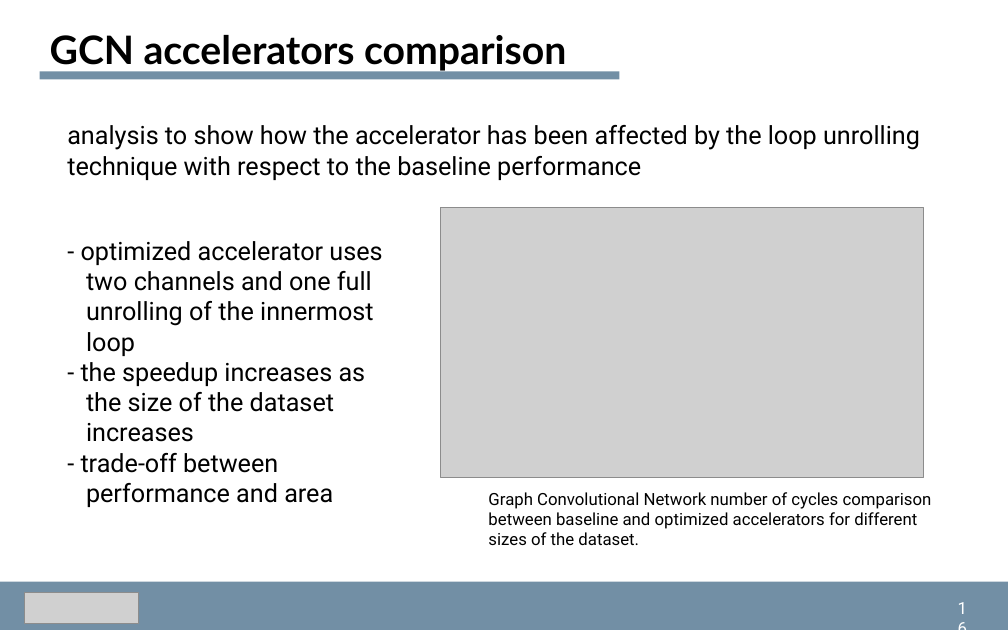
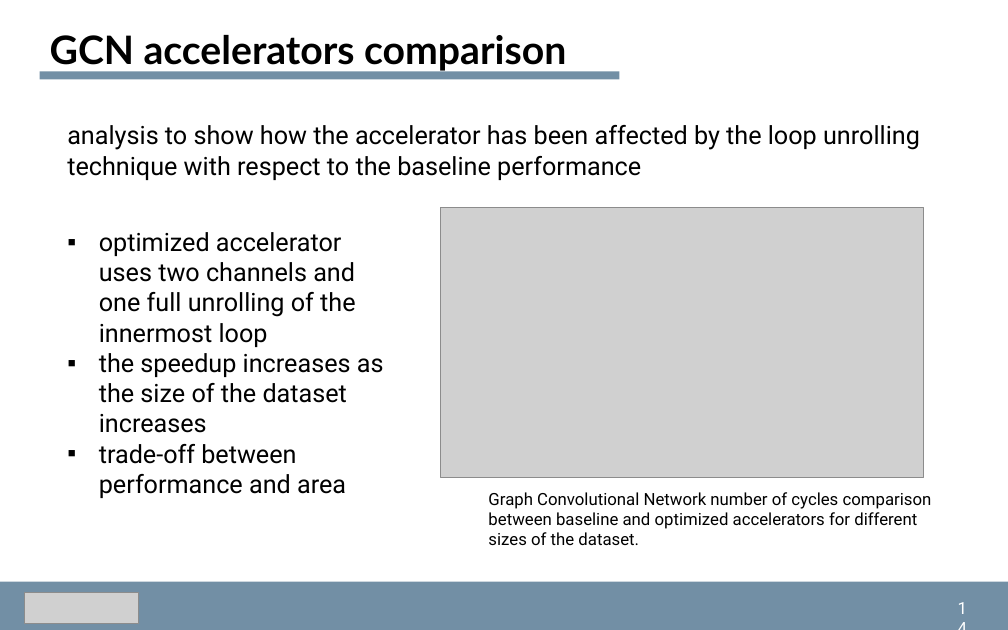
Before and after one commit to dmsgnn/master-thesis, a slide deck: slide 14 of docs/presentation/presentation.pptx (slide 15 before the commit). Drawn at 1008x630 pixels with LibreOffice and Linux fonts; fonts in the diff are those of the drawing; grey boxes stand for pictures. Boxes give left, top, right and bottom in pixels: in the first picture for what was removed or moved away, otherwise in the second. Text is boxed around its words. In the diff, an @@ line names an element or a change of style, - is before the commit and + after.

```diff
--- a/docs/presentation/presentation.pptx
+++ b/docs/presentation/presentation.pptx
@@ text at [99, 232, 384, 498]: text changed @@
-- optimized accelerator uses
-two channels and one full
-unrolling of the innermost
-loop
-- the speedup increases as
-the size of the dataset
-increases
-- trade-off between
-performance and area
+▪ optimized accelerator uses two channels and one full unrolling of the innermost loop
+▪ the speedup increases as the size of the dataset increases
+▪ trade-off between performance and area
@@ text at [948, 593, 984, 623]: text changed @@
-16
+14
```
Also in this commit, not shown: 16 other slides changed, 1 other file.
